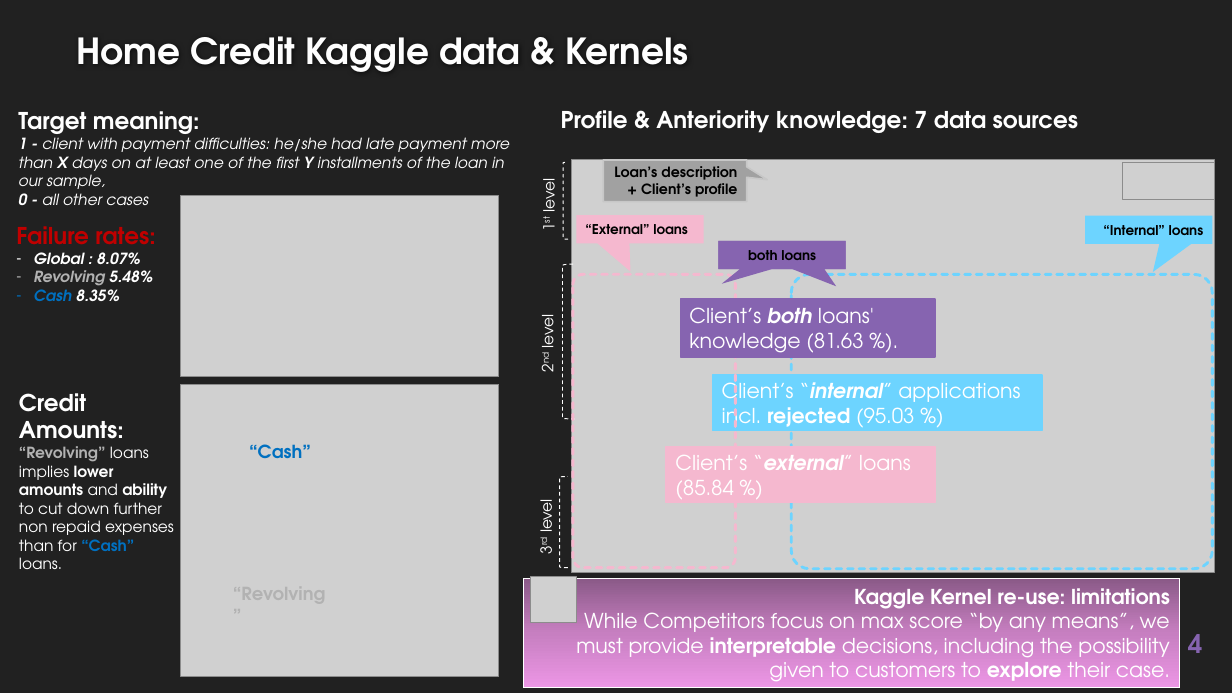
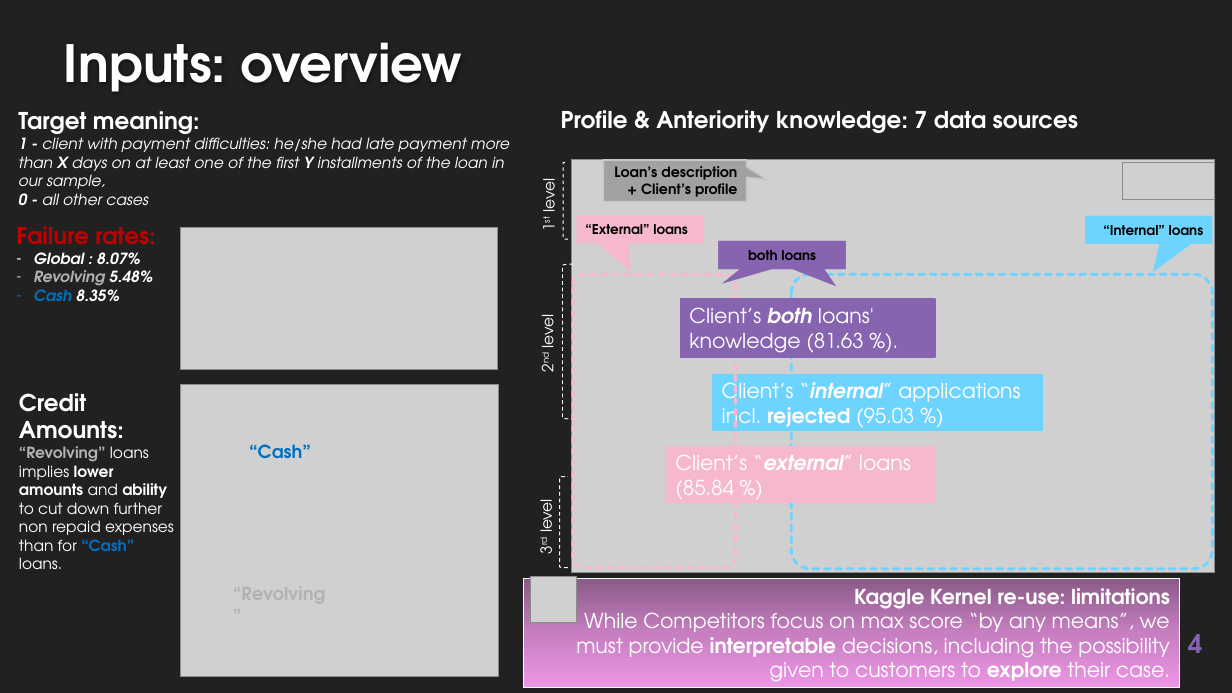
Before and after one commit to EtienneLardeur/P7_Scoring, a slide deck: slide 4 of P7_Support.pptx. Drawn at 1232x693 pixels with LibreOffice and Linux fonts; fonts in the diff are those of the drawing; grey boxes stand for pictures; background and template pictures are left out. Boxes give left, top, right and bottom in pixels: in the first picture for what was removed or moved away, otherwise in the second. Text is boxed around its words. In the diff, an @@ line names an element or a change of style, - is before the commit and + after.

```diff
--- a/P7_Support.pptx
+++ b/P7_Support.pptx
@@ title at [64,42,463,92]: text changed; size 28 to 40 pt @@
-Home Credit Kaggle data & Kernels
+Inputs: overview
@@ picture: place and size @@
-picture at [180,196,499,377]
+picture at [180,227,498,370]
```
Also in this commit, not shown: 10 other slides changed, 2 slides added, 7 slides removed.
